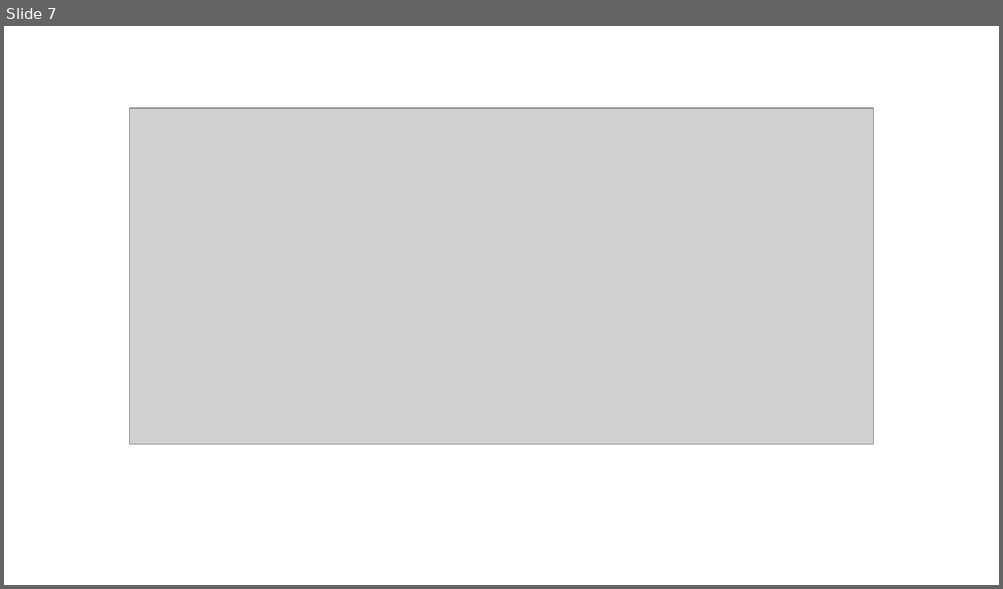
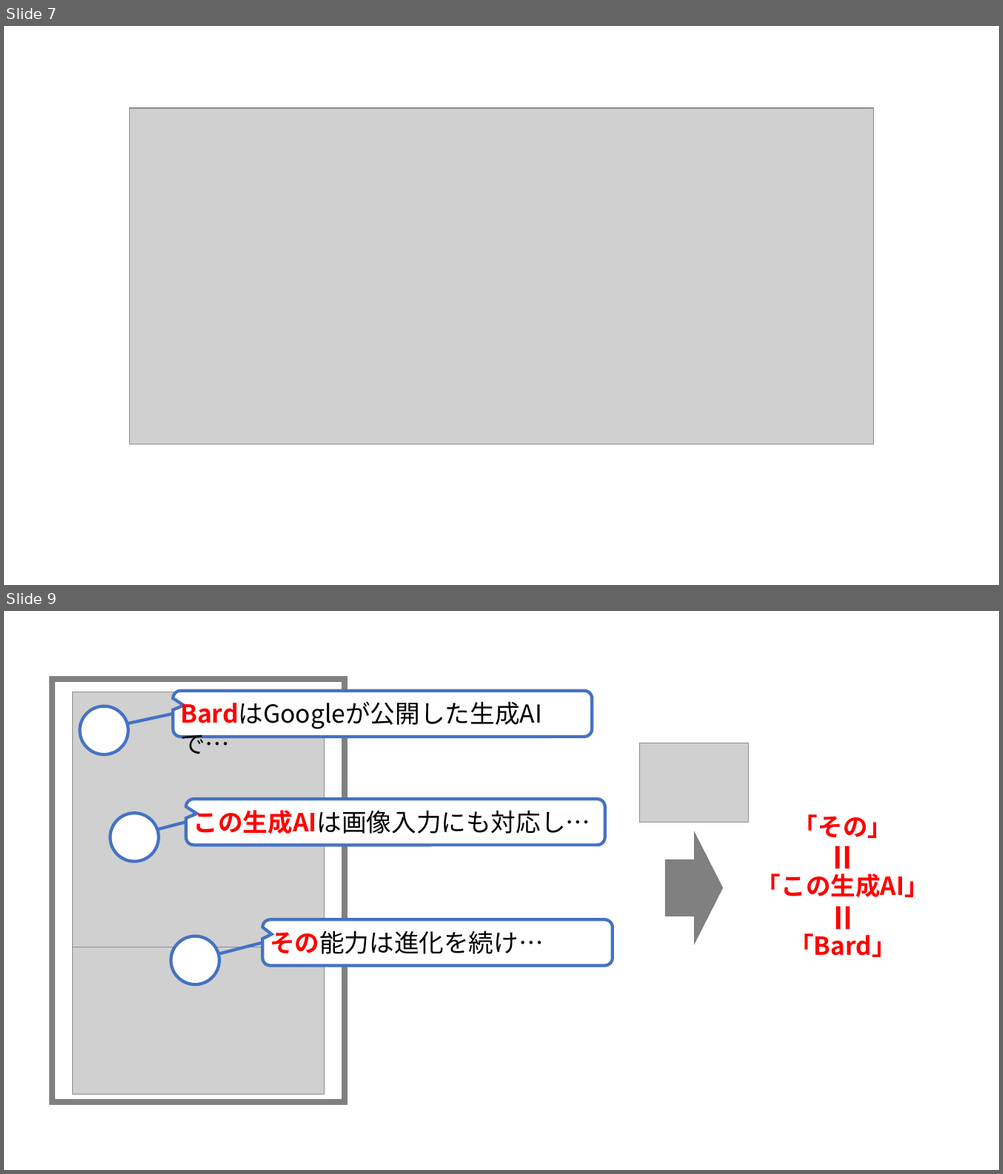
Before and after one commit to liber-craft-co-ltd/book_impress_text-image-basic, a slide deck: images.pptx. Shown one above the other, each under a label of ours: slide 7 before the commit, slides 7 and 9 after it; the slides between them are not shown. The pictures are 1003x589 and 1003x1174 pixels, drawn with LibreOffice and Linux fonts; fonts in the diff are those of the drawing; grey boxes stand for pictures. Boxes give left, top, right and bottom in pixels: in the first picture for what was removed or moved away, otherwise in the second. Text is boxed around its words. In the diff, an @@ line names an element or a change of style, - is before the commit and + after.

```diff
--- a/images.pptx
+++ b/images.pptx
@@ slide 9 added at [4, 611, 999, 1170], background #FFFFFF @@
@@ snip rect added at [52, 679, 344, 1102], outline #808080 6 pt @@
@@ picture added at [73, 692, 324, 948] @@
@@ rounded speech box added at [173, 691, 592, 737], fill #FFFFFF, outline #4472C4 3 pt @@
@@ text added at [173, 695, 590, 732], 24 pt, text #000000 @@
+BardはGoogleが公開した生成AIで…
@@ ellipse added at [80, 706, 128, 755], fill #FFFFFF, outline #4472C4 3 pt @@
@@ line added from (173, 714) to (100, 729), #4472C4 3 pt @@
@@ picture added at [640, 743, 748, 822] @@
@@ rounded speech box added at [186, 799, 605, 846], fill #FFFFFF, outline #4472C4 3 pt @@
@@ text added at [193, 810, 591, 834], 24 pt, text #000000 @@
+この生成AIは画像入力にも対応し…
@@ ellipse added at [110, 813, 159, 862], fill #FFFFFF, outline #4472C4 3 pt @@
@@ line added from (186, 822) to (132, 836), #4472C4 3 pt @@
@@ right arrow added at [665, 831, 723, 945], fill #808080 @@
@@ text added at [756, 815, 929, 957], 24 pt, text #FF0000, bold @@
+「その」
+「この生成AI」
+「Bard」
@@ math equal added at [827, 843, 857, 873], fill #FF0000 @@
@@ rounded speech box added at [263, 920, 613, 966], fill #FFFFFF, outline #4472C4 3 pt @@
@@ math equal added at [827, 903, 857, 934], fill #FF0000 @@
@@ ellipse added at [171, 937, 219, 985], fill #FFFFFF, outline #4472C4 3 pt @@
@@ line added from (263, 943) to (195, 960), #4472C4 3 pt @@
@@ text added at [270, 931, 543, 954], 24 pt, text #000000 @@
+その能力は進化を続け…
@@ picture added at [73, 948, 324, 1095] @@
```
Also in this commit, not shown: 1 slide changed, 2 other slides added, 16 other files.
